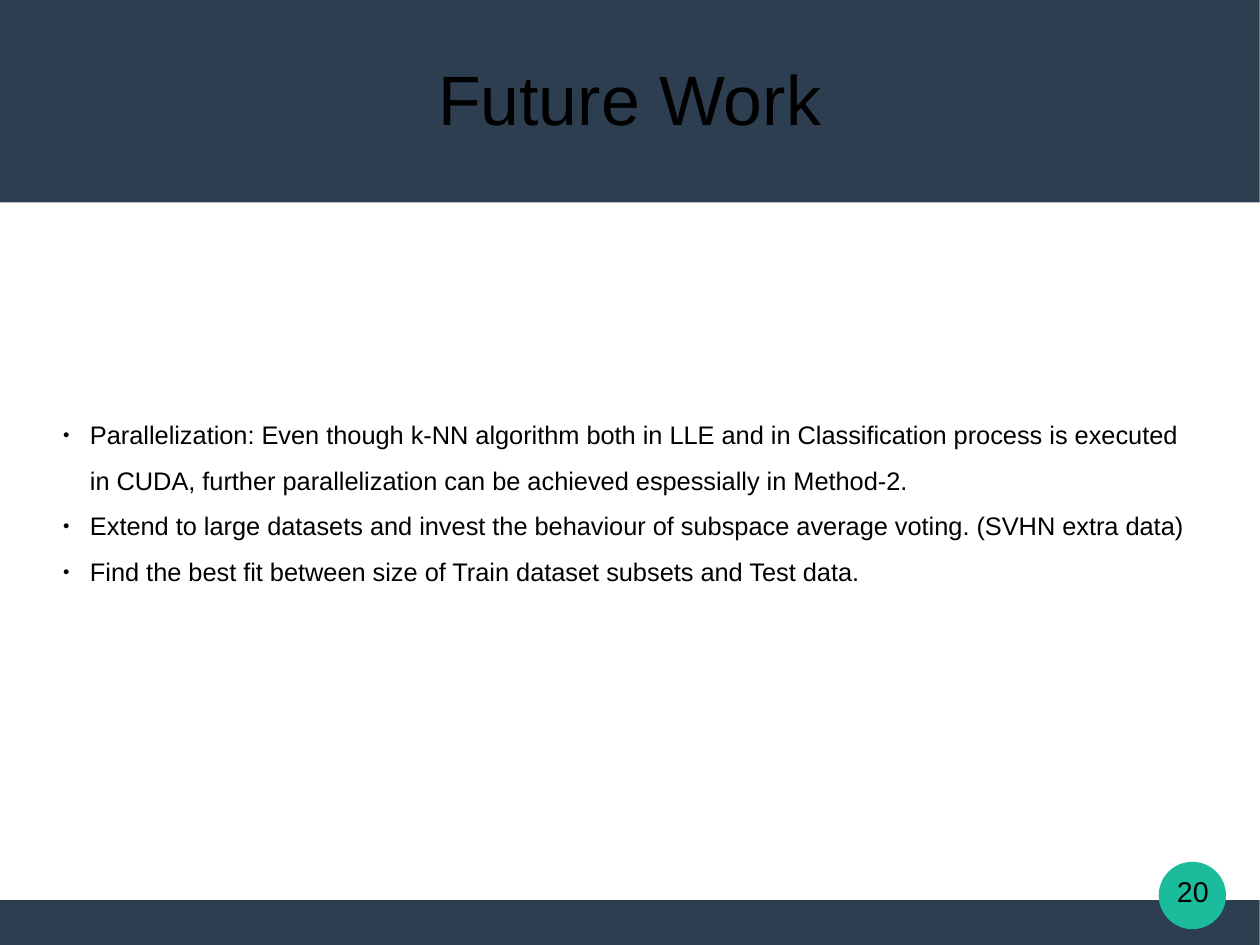
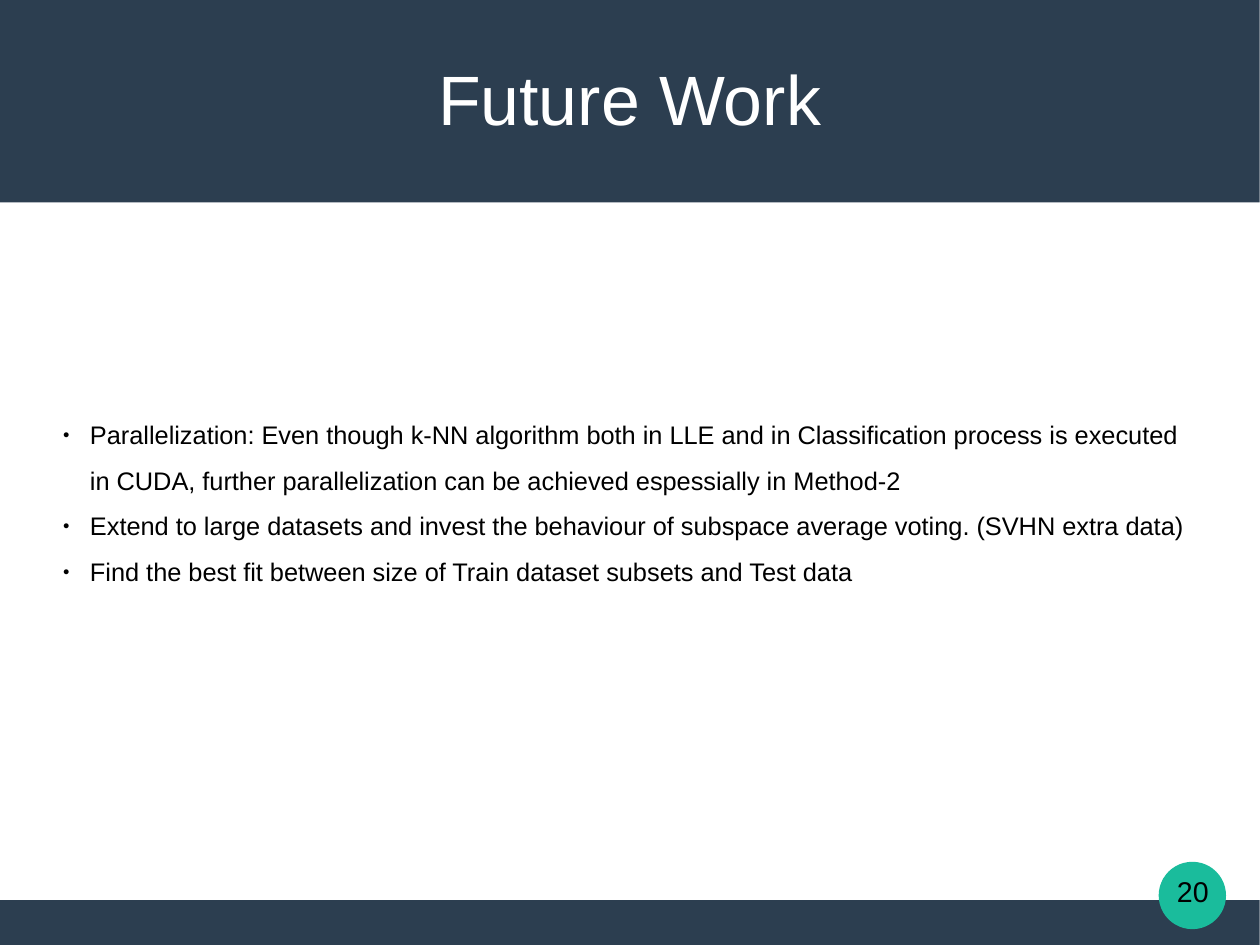
Before and after one commit to Katsileros/Dimensionality_Reduction, a slide deck: slide 20 of Diploma-Thesis-LaTeX/presentation/Locally_Linear_Embeddings_in_Pattern_Recognition.odp. Drawn at 1260x945 pixels with LibreOffice and Linux fonts; fonts in the diff are those of the drawing. Boxes give left, top, right and bottom in pixels: in the first picture for what was removed or moved away, otherwise in the second. Text is boxed around its words. In the diff, an @@ line names an element or a change of style, - is before the commit and + after.

```diff
--- a/Diploma-Thesis-LaTeX/presentation/Locally_Linear_Embeddings_in_Pattern_Recognition.odp
+++ b/Diploma-Thesis-LaTeX/presentation/Locally_Linear_Embeddings_in_Pattern_Recognition.odp
@@ title "Future Work" at [438,74,821,126]: text colour #000000 to #FFFFFF @@
@@ subtitle at [90,425,1178,495]: text changed @@
-● Parallelization: Even though k-NN algorithm both in LLE and in Classification process is executed in CUDA, further parallelization can be achieved espessially in Method-2.
+● Parallelization: Even though k-NN algorithm both in LLE and in Classification process is executed in CUDA, further parallelization can be achieved espessially in Method-2
@@ subtitle at [90,562,852,582]: text changed @@
-● Find the best fit between size of Train dataset subsets and Test data.
+● Find the best fit between size of Train dataset subsets and Test data
```
Also in this commit, not shown: 19 other slides changed, 1 other file.
